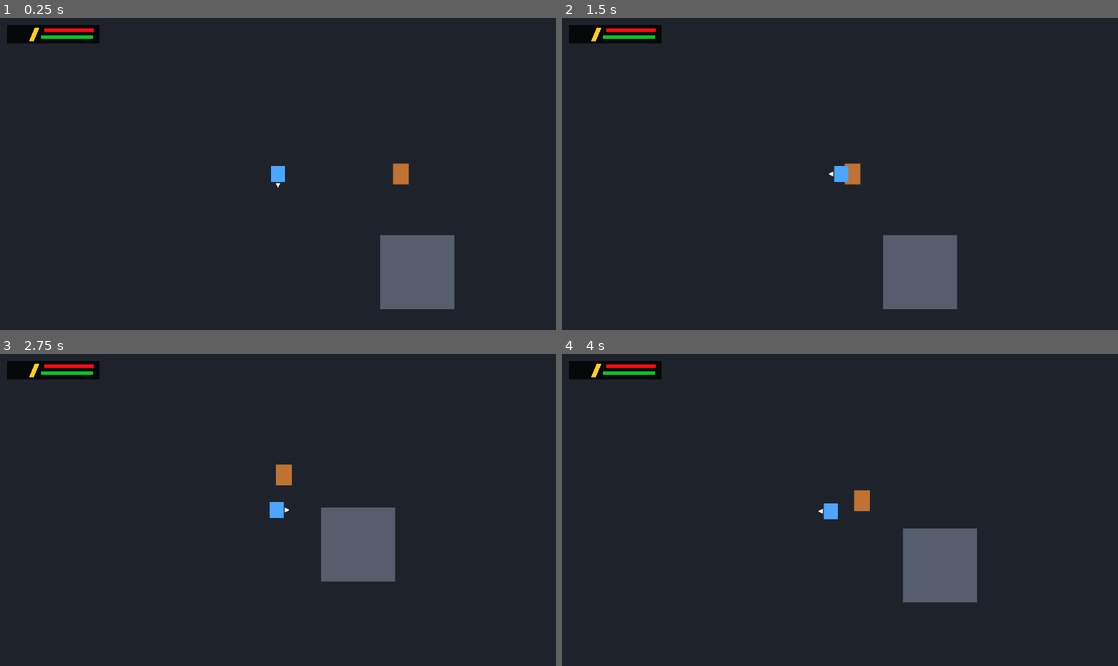
Above: before the commit, frames 1-4 (two rows, left to right).
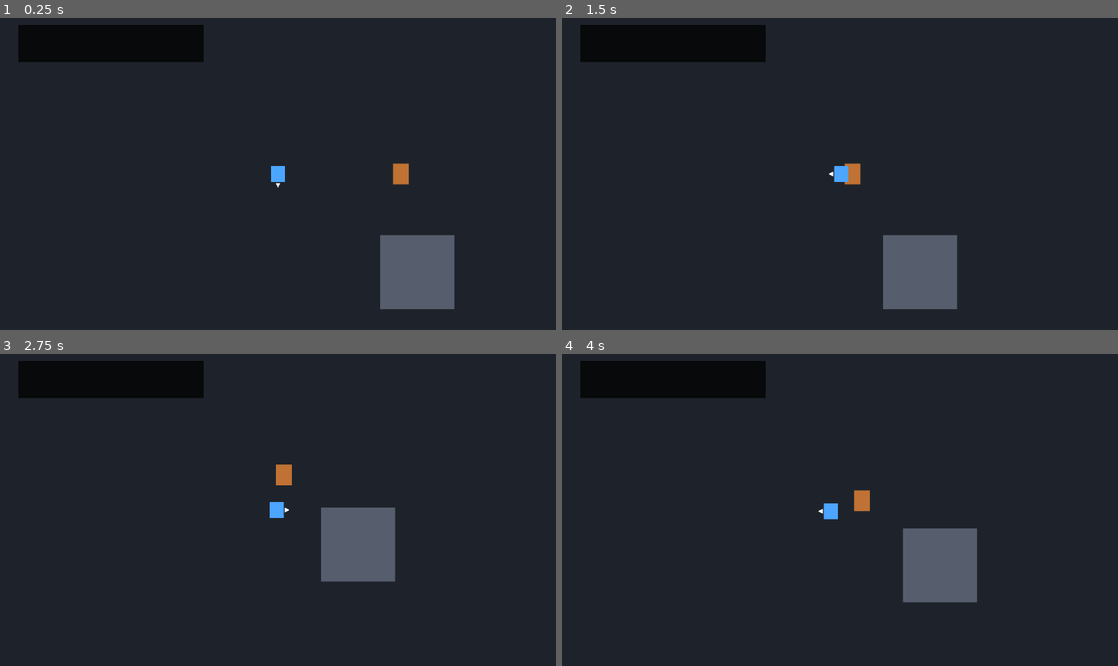
Above: after the commit, the same moments.

Repository: kikajima/dragonballsoullegacy
Game: Godot game, scene res://scenes/bootstrap/bootstrap.tscn
Two runs of this game, one before a commit and one after it. Both use one fixed random seed, a clock stepped at 60 frames per second and the inputs below.
Inputs:
- Up to frame 1 (0.25 s): no input
- Up to frame 2 (1.5 s): hold D (move_right) 0.53-1.28 s; tap J (attack) at 0.6 s; hold S (move_down) from 1.28 s (still down); tap Shift (block) at 1.35 s
- Up to frame 3 (2.75 s): release S (move_down) at 2.03 s; hold D (move_right) from 2.03 s (still down); hold L (charge_ki) from 2.03 s (still down)
- Up to frame 4 (4 s): release D (move_right) at 2.78 s; release L (charge_ki) at 2.78 s; hold W (move_up) 2.78-3.53 s; tap Space (dash) at 2.85 s; hold A (move_left) from 3.53 s (still down); tap E (interact) at 3.6 s

The runs differ from the first frame. In frame 1, 3.4% of the frame differs, in the area x 1-37%, y 2-15%; in frame 2, 3.4%; in frame 3, 3.4%; in frame 4, 3.4%.
Error before the commit: Trying to assign value of type 'Polygon2D' to a variable of type 'TextureRect'. (res://ui/hud/combat_hud.gd:11)

Commit message:
fix: scale and align GBA HUD pixel-perfect

Diff:
--- a/ui/hud/combat_hud.tscn
+++ b/ui/hud/combat_hud.tscn
@@ -10,21 +10,24 @@
 grow_horizontal = 2
 grow_vertical = 2
 mouse_filter = 2
+texture_filter = 1
 script = ExtResource("1_hud")
 
 [node name="PlayerPanel" type="Control" parent="."]
 layout_mode = 0
-offset_left = 6.0
+offset_left = 16.0
 offset_top = 6.0
-offset_right = 86.0
+offset_right = 96.0
 offset_bottom = 22.0
+scale = Vector2(2, 2)
 mouse_filter = 2
+texture_filter = 1
 
 [node name="Fallback" type="ColorRect" parent="PlayerPanel"]
 layout_mode = 0
 offset_right = 80.0
 offset_bottom = 16.0
-color = Color(0.02, 0.025, 0.03, 0.95)
+color = Color(0.025, 0.03, 0.035, 0.96)
 mouse_filter = 2
 
 [node name="Frame" type="TextureRect" parent="PlayerPanel"]
@@ -36,89 +39,52 @@
 stretch_mode = 0
 mouse_filter = 2
 
-[node name="HPTrack" type="ColorRect" parent="PlayerPanel"]
-layout_mode = 0
-offset_left = 32.0
-offset_top = 3.0
-offset_right = 75.0
-offset_bottom = 6.0
-color = Color(0.015, 0.015, 0.02, 1)
-mouse_filter = 2
-
-[node name="HPFill" type="ColorRect" parent="PlayerPanel"]
-layout_mode = 0
-offset_left = 32.0
-offset_top = 3.0
-offset_right = 75.0
-offset_bottom = 6.0
-color = Color(0.95, 0.06, 0.09, 1)
-mouse_filter = 2
-
-[node name="KiTrack" type="ColorRect" parent="PlayerPanel"]
-layout_mode = 0
-offset_left = 29.0
-offset_top = 9.0
-offset_right = 74.0
-offset_bottom = 12.0
-color = Color(0.015, 0.015, 0.02, 1)
-mouse_filter = 2
-
-[node name="KiFill" type="ColorRect" parent="PlayerPanel"]
-layout_mode = 0
-offset_left = 29.0
-offset_top = 9.0
-offset_right = 74.0
-offset_bottom = 12.0
-color = Color(0.02, 0.78, 0.13, 1)
-mouse_filter = 2
-
 [node name="Icon" type="TextureRect" parent="PlayerPanel"]
 visible = false
 z_index = 2
 layout_mode = 0
-offset_left = 1.0
-offset_top = 1.0
-offset_right = 22.0
-offset_bottom = 14.0
+offset_right = 21.0
+offset_bottom = 13.0
 expand_mode = 1
 stretch_mode = 0
 mouse_filter = 2
 
-[node name="Divider" type="Polygon2D" parent="PlayerPanel"]
+[node name="Divider" type="TextureRect" parent="PlayerPanel"]
+visible = false
 z_index = 2
-polygon = PackedVector2Array(24, 2, 28, 2, 23, 14, 19, 14)
-color = Color(1, 0.82, 0.08, 1)
-
-[node name="EnemyPanel" type="Control" parent="."]
-visible = false
 layout_mode = 0
-offset_left = 404.0
-offset_top = 8.0
-offset_right = 472.0
-offset_bottom = 20.0
+offset_right = 7.0
+offset_bottom = 7.0
+expand_mode = 1
+stretch_mode = 0
 mouse_filter = 2
 
-[node name="Fallback" type="ColorRect" parent="EnemyPanel"]
+[node name="HPFill" type="TextureRect" parent="PlayerPanel"]
+visible = false
+z_index = 1
 layout_mode = 0
-offset_right = 68.0
-offset_bottom = 12.0
-color = Color(0.03, 0.04, 0.05, 0.92)
+offset_right = 43.0
+offset_bottom = 3.0
+expand_mode = 1
+stretch_mode = 0
 mouse_filter = 2
 
-[node name="HPTrack" type="ColorRect" parent="EnemyPanel"]
+[node name="KiFill" type="TextureRect" parent="PlayerPanel"]
+visible = false
+z_index = 1
 layout_mode = 0
-offset_left = 4.0
-offset_top = 3.0
-offset_right = 64.0
-offset_bottom = 9.0
-color = Color(0.015, 0.015, 0.02, 1)
+offset_right = 43.0
+offset_bottom = 3.0
+expand_mode = 1
+stretch_mode = 0
 mouse_filter = 2
 
-[node name="HPFill" type="ColorRect" parent="EnemyPanel"]
+[node name="XPFill" type="TextureRect" parent="PlayerPanel"]
+visible = false
+z_index = 1
 layout_mode = 0
-offset_left = 4.0
-offset_top = 3.0
-offset_right = 64.0
-offset_bottom = 9.0
-color = Color(0.95, 0.06, 0.09, 1)
+offset_right = 73.0
+offset_bottom = 2.0
+expand_mode = 1
+stretch_mode = 0
 mouse_filter = 2
